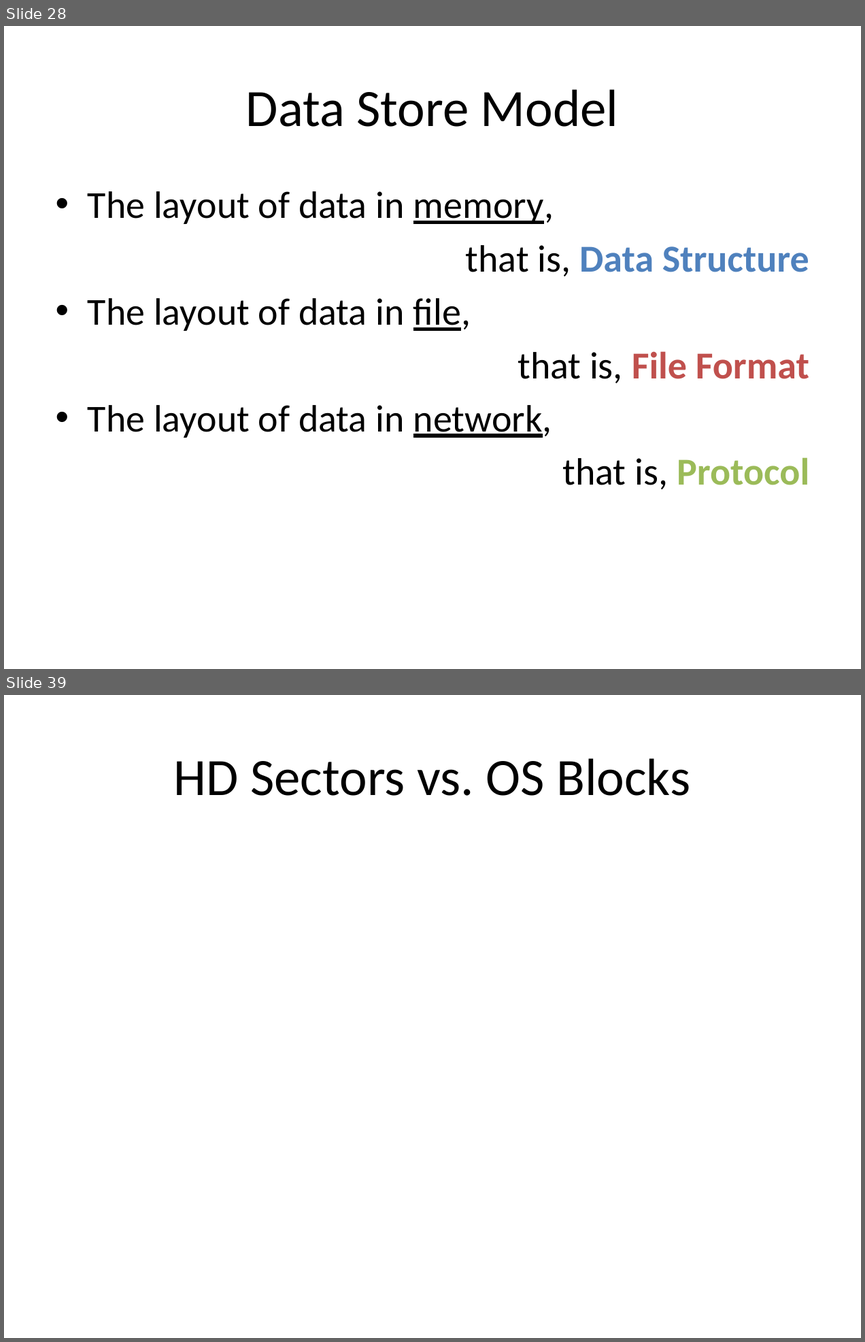
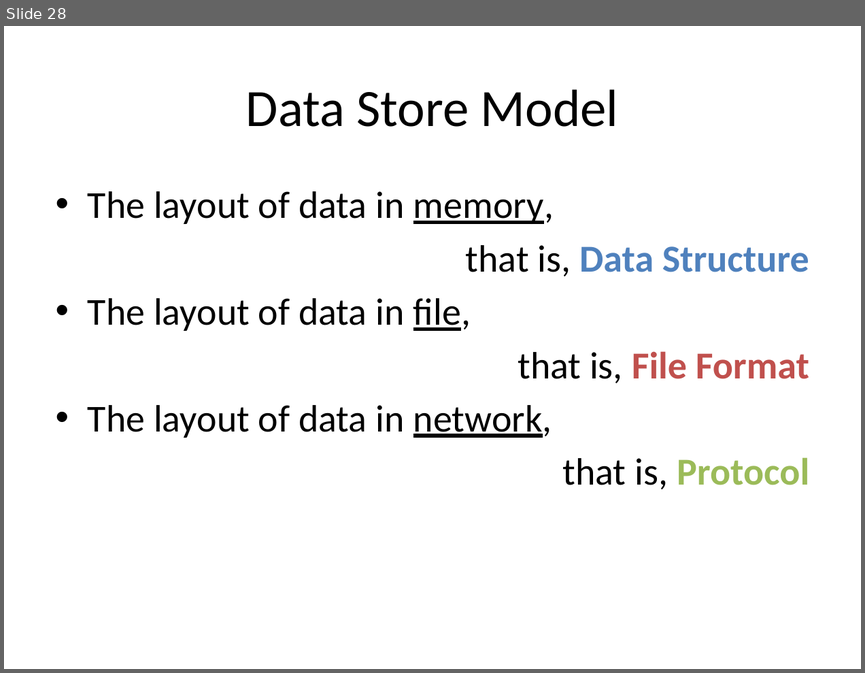
Before and after one commit to guhanjie/Knowledge-sharing, a slide deck: 数据存取模型.pptx. Shown one above the other, each under a label of ours: slides 28 and 39 before the commit, slide 28 after it; the slides between them are not shown. The pictures are 865x1342 and 865x673 pixels, drawn with LibreOffice and Linux fonts; fonts in the diff are those of the drawing. Boxes give left, top, right and bottom in pixels: in the first picture for what was removed or moved away, otherwise in the second. Text is boxed around its words. In the diff, an @@ line names an element or a change of style, - is before the commit and + after.

```diff
--- a/数据存取模型.pptx
+++ b/数据存取模型.pptx
@@ slide 39 removed at [4, 695, 861, 1338], background #FFFFFF @@
@@ title removed at [174, 758, 690, 796] @@
-HD Sectors vs. OS Blocks
```
Also in this commit, not shown: 5 slides changed, 5 slides added, 6 other slides removed.
